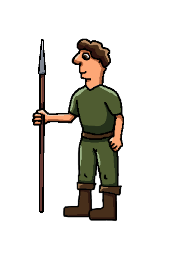
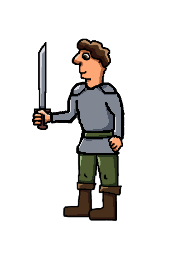
Two versions of the same layered image (182×253). Layer-by-layer changes:
added layer "Armor" above "left arm" over [50, 81, 125, 159]
hid "right arm" over [67, 90, 85, 118]
hid "spear", painted on it over [38, 39, 46, 214]
showed "sword" over [33, 42, 51, 130]